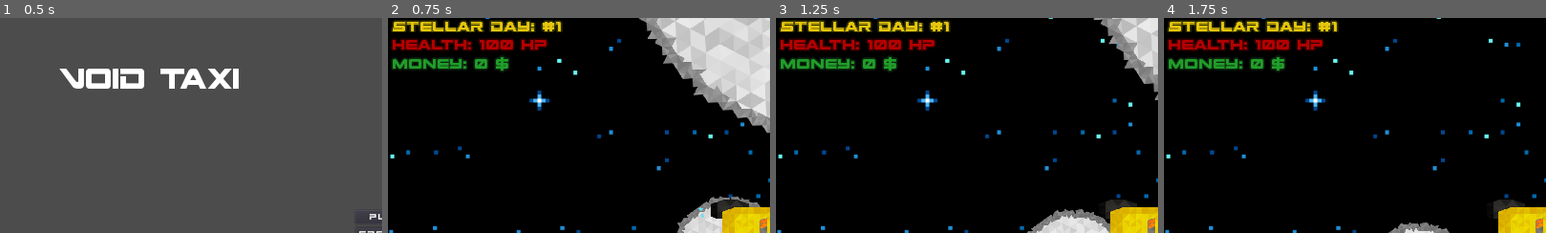
Above: before the commit, frames 1-4 (left to right).
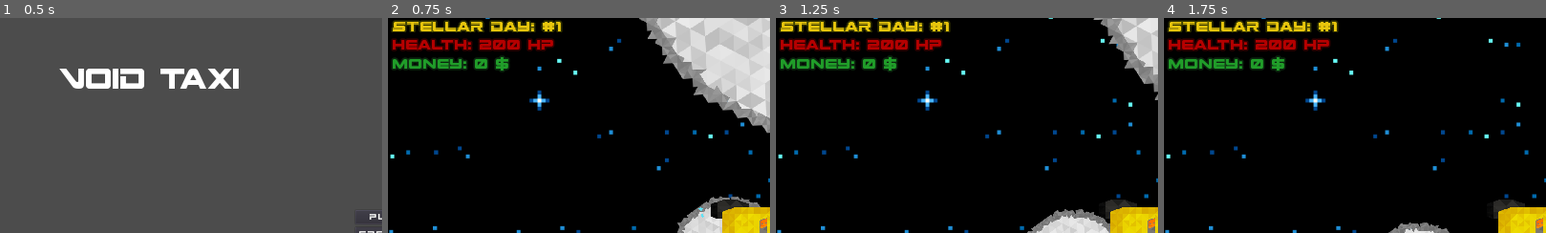
Above: after the commit, the same moments.

Repository: game-jam-team-gut/void-taxi
Game: Godot game, scene res://MainMenu.tscn
The game is run twice, just before and just after one commit, with the same random seed, the same clock (stepped at 60 frames per second) and the same inputs.
Inputs:
- Up to frame 1 (0.5 s): no input
- Up to frame 2 (0.75 s): click "Play" at 0.5 s
- Up to frame 3 (1.25 s): no input
- Up to frame 4 (1.75 s): hold Right (ui_right) from 1.28 s (still down)
The pictures show only the part of the screen within x 0-50%, y 0-50%; the shares and areas given below are measured in that part.

Frame 1 is identical in both runs. In frame 2, 0.7% of the frame differs, in the area x 23-44%, y 9-16%; in frame 3, 0.7%; in frame 4, 0.7%.

Commit message:
Changes in constants and variables, new game over factor, taxi looks destroyed below certain health

Diff:
--- a/Void/AsteroidSpawner.gd
+++ b/Void/AsteroidSpawner.gd
@@ -1,16 +1,8 @@
 extends Node
-
 
 onready var asteroid_one = preload("res://Void/Asteroids/Asteroid1.tscn")
 
 onready var minimap_camera = get_node("/root/Main/MinimapViewportContainer/Viewport/Camera2D")
 
-
-# Called when the node enters the scene tree for the first time.
 func _ready():
 	var camera_center = minimap_camera.get_camera_screen_center()
-
-
-# Called every frame. 'delta' is the elapsed time since the previous frame.
-func _process(delta):
-	print(minimap_camera)
--- a/Void/Taxi.tscn
+++ b/Void/Taxi.tscn
@@ -329,9 +329,9 @@
 randomness = 1.0
 local_coords = false
 process_material = SubResource( 14 )
+[connection signal="timeout" from="DayCycleSystem/Timer" to="CanvasLayer/HBoxContainer/VBoxContainer/HBoxContainer3/Rent" method="_on_Timer_timeout"]
+[connection signal="timeout" from="DayCycleSystem/Timer" to="CanvasLayer/HBoxContainer3" method="_on_Timer_timeout"]
 [connection signal="timeout" from="DayCycleSystem/Timer" to="." method="_on_Timer_timeout"]
-[connection signal="timeout" from="DayCycleSystem/Timer" to="CanvasLayer/HBoxContainer3" method="_on_Timer_timeout"]
-[connection signal="timeout" from="DayCycleSystem/Timer" to="CanvasLayer/HBoxContainer/VBoxContainer/HBoxContainer3/Rent" method="_on_Timer_timeout"]
 [connection signal="timeout" from="DayCycleSystem/Timer" to="DayCycleSystem" method="_on_Timer_timeout"]
 [connection signal="area_entered" from="PassengerDetector" to="PassengerSystem" method="_on_PassengerDetector_area_entered"]
 [connection signal="area_entered" from="BurningDetector" to="BurnManager" method="_on_BurningDetector_area_entered"]
--- a/Void/Taxi/DayCycleSystem.gd
+++ b/Void/Taxi/DayCycleSystem.gd
@@ -1,6 +1,6 @@
 extends Node
 
-const DAY_LENGTH = 515 #515 for 7 days in 1 hour
+const DAY_LENGTH = 120 #new day every 2 minutes
 
 var day = 0
 
@@ -23,7 +23,7 @@
 func update_daysummary_UI():
 	if day>1:
 		daysummary_label.text = "New day has come!"
-		rent_label.text = " -1000$"
+		rent_label.text = " -" + var2str(get_parent().RENT)
 
 func _process(delta):
 	update_daycycle_UI()
--- a/Void/Taxi/Taxi.gd
+++ b/Void/Taxi/Taxi.gd
@@ -15,6 +15,7 @@
 const SLOW_WEIGHT_WHEN_MOVING_BACKWARDS = 0.003
 const BOUNCE_FACTOR = 0.5
 const DESTRUCTION_FACTOR = 75
+const RENT = 4000
 
 var speed = INITIAL_SPEED
 
@@ -23,7 +24,9 @@
 var collision
 
 var money = 0
-var health = 100
+var health = 200
+
+var taxi_body_broken = preload("res://Void/Taxi/taxi_body_broken.png")
 
 onready var collision_raycast_forward1 = get_node("RayCast2DForward")
 onready var collision_raycast_forward2 = get_node("RayCast2DForward2")
@@ -31,12 +34,10 @@
 onready var collision_raycast_backwards1 = get_node("RayCast2DBackwards")
 onready var collision_raycast_backwards2 = get_node("RayCast2DBackwards2")
 onready var collision_raycast_backwards3 = get_node("RayCast2DBackwards3")
-
 onready var engine_particles_back_left = get_node("Sprite/taxi_engine_left/EngineParticles2D")
 onready var engine_particles_back_right = get_node("Sprite/taxi_engine_right/EngineParticles2D")
 onready var engine_particles_front_left = get_node("Sprite/taxi_engine_forward_left/EngineParticles2D")
 onready var engine_particles_front_right = get_node("Sprite/taxi_engine_forward_right/EngineParticles2D")
-
 
 func get_input():
 	var engine_front_left = false
@@ -137,6 +138,8 @@
 
 func take_damage(damage):
 	health -= damage
+	if(health <= 100):
+		get_node("Sprite").set_texture(taxi_body_broken)
 	if(health <= 0): #game over
 		get_tree().change_scene("res://MainMenu.tscn")
 
@@ -155,4 +158,6 @@
 	emit_signal("passenger_delivered", planet)
 
 func _on_Timer_timeout():
-	money-=1000
+	money-=RENT
+	if money < 0: #game over
+		get_tree().change_scene("res://MainMenu.tscn")
